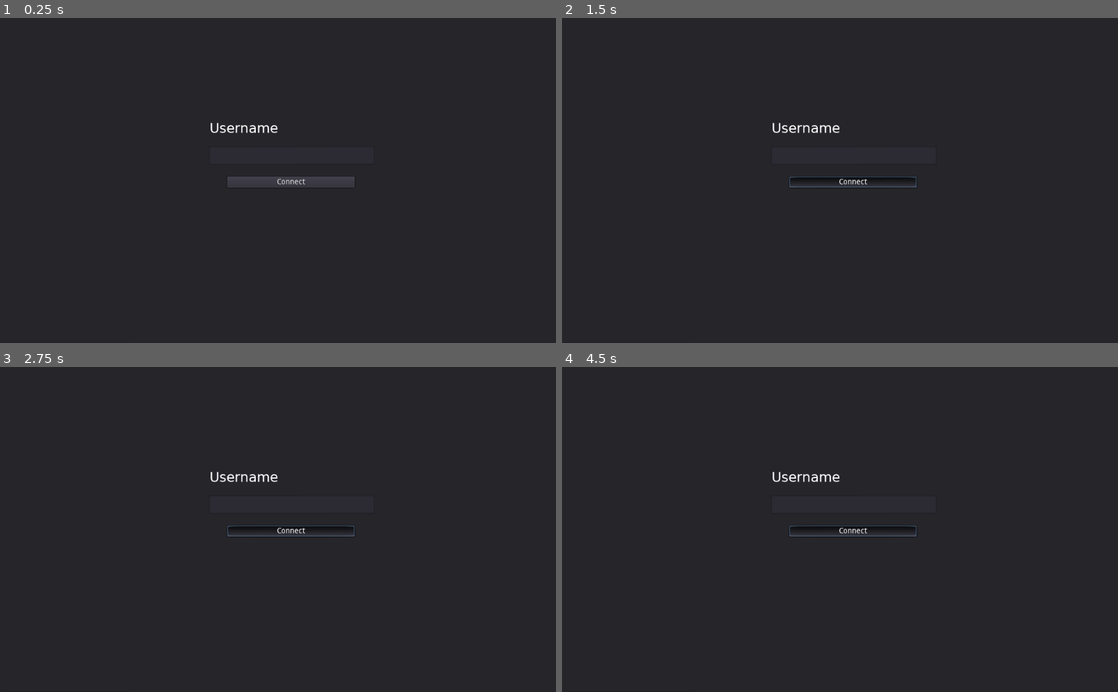
Above: before the commit, frames 1-4 (two rows, left to right).
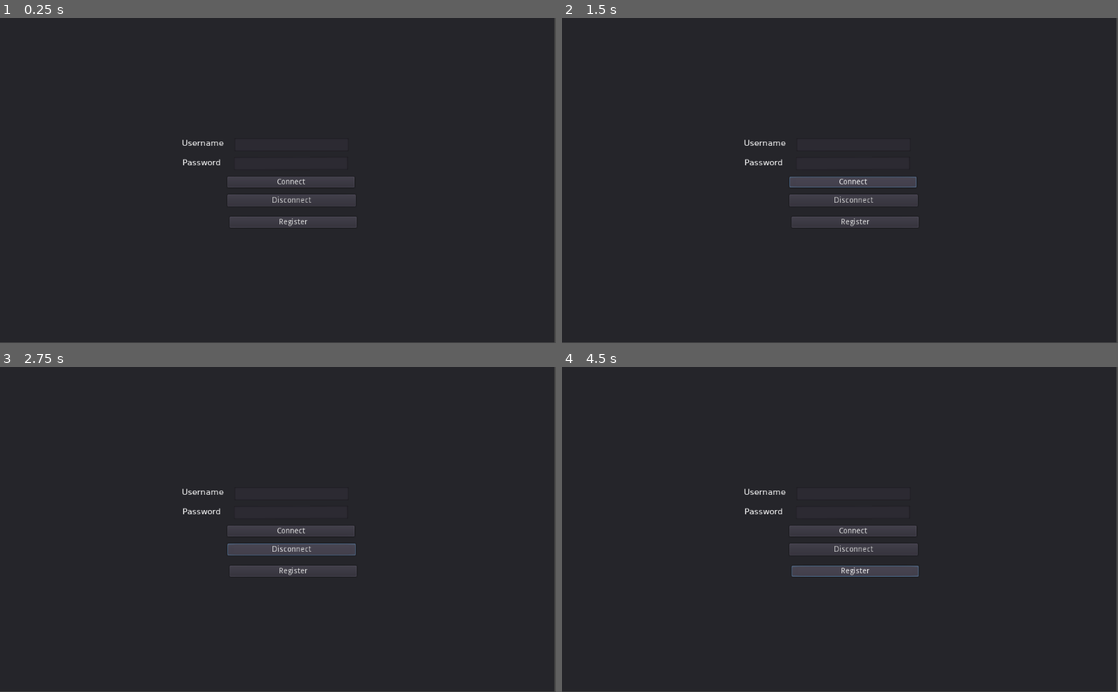
Above: after the commit, the same moments.

Repository: Jaland/godot-lobby-frontend
Game: Godot game, scene res://login-client/client.tscn
Same seed, same stepped clock (60 frames per second), same inputs: the game is played once before the commit and once after it. Before the commit the project starts from res://client/client.tscn.
Inputs (mouse positions are in pixels of both pictures, inside the frame that each line leads up to):
- Up to frame 1 (0.25 s): no input
- Up to frame 2 (1.5 s): click (678, 24) at 0.5 s, where only the run before the commit has a clickable "Send"; click "Connect" at 1.25 s
- Up to frame 3 (2.75 s): click "Disconnect" at 2 s
- Up to frame 4 (4.5 s): click (856, 571) at 2.75 s, where only the run after the commit has a clickable "Register"; click (678, 373) at 3.5 s, where only the run before the commit has a clickable "Send"; click (856, 571) at 4.25 s, where only the run after the commit has a clickable "Register"

The runs differ from the first frame. In frame 1, 1.8% of the frame differs, in the area x 0-100%, y 0-100%; in frame 2, 2.3%; in frame 3, 2.6%; in frame 4, 2.5%.

Commit message:
Adding more stuff

Diff:
--- a/client/client.gd
+++ b/game-client/client.gd
@@ -40,7 +40,6 @@
 func _process(_delta):
 	if _client.get_connection_status() == WebSocketClient.CONNECTION_DISCONNECTED:
 		return
-
 	_client.poll()
 
 
@@ -63,17 +62,15 @@
 	var fullHostname = hostname + "/" + username
 	var err = _client.connect_to_url(fullHostname, protocols, false)
 	if(err == OK):
-		_login_screen.hide()
+		_login_screen.visible=false
 	return err
 
 
 func disconnect_from_host():
-	var err = _client.disconnect_from_host(1000, "Bye bye!")
-	if(err == OK):
-		_login_screen.show()
-	return err
+	_login_screen.visible=true
+	_client.disconnect_from_host(1000, "Bye bye!")
 
 
 func send_data(data):
-	Utils._log(_log_dest, "Sending Data %s" % [data])
+	Utils._log(_log_dest, "Emmiting Signal Data %s" % [data])
 	_client.get_peer(1).put_packet(data.to_utf8())
--- a/client/client.tscn
+++ b/game-client/client.tscn
@@ -1,7 +1,7 @@
 [gd_scene load_steps=4 format=2]
 
-[ext_resource path="res://client/client_ui.gd" type="Script" id=1]
-[ext_resource path="res://client/client.gd" type="Script" id=2]
+[ext_resource path="res://game-client/client_ui.gd" type="Script" id=1]
+[ext_resource path="res://game-client/client.gd" type="Script" id=2]
 [ext_resource path="res://resources/fonts/vera-25.tres" type="DynamicFont" id=3]
 
 [node name="Client" type="Control"]
@@ -72,7 +72,6 @@
 margin_right = 690.0
 margin_bottom = 271.0
 rect_rotation = -0.0439733
-placeholder_text = "Username"
 
 [node name="UsernameLabel" type="RichTextLabel" parent="Login"]
 margin_left = 386.0
@@ -83,5 +82,5 @@
 text = "Username"
 
 [connection signal="pressed" from="ChatScreen/Chat/Message/Send" to="." method="_on_Send_pressed"]
-[connection signal="pressed" from="ChatScreen/Disconnect" to="." method="_on_Disconnect_pressed"]
-[connection signal="pressed" from="Login/Connect" to="." method="_on_Connect_pressed"]
+[connection signal="pressed" from="ChatScreen/Disconnect" to="." method="_on_Disconnect_pressed_game"]
+[connection signal="pressed" from="Login/Connect" to="." method="_on_Connect_pressed_game"]
--- a/client/client_ui.gd
+++ b/game-client/client_ui.gd
@@ -6,7 +6,7 @@
 onready var _user_name = $Login/Username
 
 
-func _on_Send_pressed():
+func _on_Send_pressed_game():
 	if _chat_input.text == "":
 		return
 	Utils._log(_chat_area, "Send Pressed")
@@ -14,7 +14,7 @@
 	_chat_input.text = ""
 
 
-func _on_Connect_pressed():
+func _on_Connect_pressed_game():
 	if _user_name.text != "":
 		Utils._log(_chat_area, "Connecting with user: %s" % [_user_name.text])
 		# var supported_protocols = PoolStringArray(["my-protocol2", "my-protocol", "binary"])
--- /dev/null
+++ b/login-client/client.gd
@@ -0,0 +1,78 @@
+extends Node
+
+
+# Used to store User Info while waiting to connect
+var user_info = null
+
+var _client = WebSocketClient.new()
+var _write_mode = WebSocketPeer.WRITE_MODE_BINARY
+
+# TODO: Externalize hostname
+var hostname="ws://localhost:8080/login"
+
+func _init():
+	_client.connect("connection_established", self, "_client_connected")
+	_client.connect("connection_error", self, "_client_disconnected")
+	_client.connect("connection_closed", self, "_client_disconnected")
+	_client.connect("server_close_request", self, "_client_close_request")
+	_client.connect("data_received", self, "_client_received")
+
+	_client.connect("peer_packet", self, "_client_received")
+	_client.connect("peer_connected", self, "_peer_connected")
+	_client.connect("connection_succeeded", self, "_client_connected", [])
+	_client.connect("connection_failed", self, "_client_disconnected")
+
+	# I think this is how this works
+	# _client.connect("custom_signal", self, "_custom_method_")
+
+
+func _client_close_request(code, reason):
+	print("Close code: %d, reason: %s" % [code, reason])
+
+func _exit_tree():
+	_client.disconnect_from_host(1001, "Bye bye!")
+
+
+func _process(_delta):
+	if _client.get_connection_status() == WebSocketClient.CONNECTION_DISCONNECTED:
+		return
+
+	_client.poll()
+
+
+
+func _client_disconnected(clean=true):
+	print("Client just disconnected. Was clean: %s" % clean)
+
+
+# Connect to server and set user info
+func login(username, password, protocols, register):
+	var fullHostname = hostname + "/" + username
+	var err = _client.connect_to_url(fullHostname, protocols, false)
+	if(err != OK):
+		printerr("Got error while trying to connect to host: %s" % err)
+		return
+	user_info = JSON.print({"username": username, "password": password,"register": register})
+	return err
+
+# Once we have successfully connected to the host login
+func _client_connected(protocol):
+	print("Client just connected with protocol: %s" % protocol)
+	_client.get_peer(1).set_write_mode(WebSocketPeer.WRITE_MODE_TEXT)
+	if user_info == null:
+		printerr("User info missing")
+		return
+	print("Sending user info %s" % user_info)
+	print("Sending base64 info %s" % Marshalls.utf8_to_base64(user_info))
+	_client.get_peer(1).put_packet(Marshalls.utf8_to_base64(user_info).to_utf8())
+	user_info = null
+
+# Once we have retrieved the users JWT store it and log out
+func _client_received(_p_id = 1):
+	var packet = _client.get_peer(1).get_packet()
+	var is_string = _client.get_peer(1).was_string_packet()
+	print("Received data. BINARY: %s: %s" % [not is_string, Utils.decode_data(packet, is_string)])
+
+
+func disconnect_from_host():
+	_client.disconnect_from_host(1000, "Bye bye!")
--- /dev/null
+++ b/login-client/client.tscn
@@ -0,0 +1,91 @@
+[gd_scene load_steps=2 format=2]
+
+[ext_resource path="res://login-client/client_ui.gd" type="Script" id=1]
+[ext_resource path="res://login-client/client.gd" type="Script" id=2]
+[ext_resource path="res://resources/fonts/vera-25.tres" type="DynamicFont" id=3]
+
+[node name="Client" type="Control"]
+anchor_right = 1.0
+anchor_bottom = 1.0
+script = ExtResource( 1 )
+
+[node name="Client" type="Node" parent="."]
+script = ExtResource( 2 )
+
+[node name="Login" type="Panel" parent="."]
+margin_right = 1021.0
+margin_bottom = 599.0
+
+[node name="Username" type="Container" parent="Login"]
+margin_right = 40.0
+margin_bottom = 40.0
+
+[node name="Username" type="TextEdit" parent="Login/Username"]
+margin_left = 432.0
+margin_top = 222.0
+margin_right = 642.0
+margin_bottom = 246.0
+rect_rotation = -0.0439733
+rect_pivot_offset = Vector2( 125.966, 44.0967 )
+focus_next = NodePath("../../Password/Password Label")
+
+[node name="UsernameLabel" type="RichTextLabel" parent="Login/Username"]
+margin_left = 335.0
+margin_top = 222.0
+margin_right = 427.0
+margin_bottom = 246.0
+rect_pivot_offset = Vector2( 26, 12 )
+custom_fonts/normal_font = ExtResource( 3 )
+text = "Username"
+
+[node name="Password" type="Container" parent="Login"]
+margin_right = 40.0
+margin_bottom = 40.0
+
+[node name="Password" type="TextEdit" parent="Login/Password"]
+margin_left = 430.804
+margin_top = 256.564
+margin_right = 640.804
+margin_bottom = 280.564
+rect_rotation = -0.256177
+rect_pivot_offset = Vector2( 125.966, 44.0967 )
+focus_next = NodePath("../../Connect")
+focus_previous = NodePath("../../Username/Username")
+hiding_enabled = true
+
+[node name="Password Label" type="RichTextLabel" parent="Login/Password"]
+margin_left = 336.0
+margin_top = 258.0
+margin_right = 428.0
+margin_bottom = 282.0
+rect_pivot_offset = Vector2( 26, 12 )
+custom_fonts/normal_font = ExtResource( 3 )
+text = "Password"
+
+[node name="Connect" type="Button" parent="Login"]
+margin_left = 419.0
+margin_top = 293.0
+margin_right = 653.0
+margin_bottom = 313.0
+focus_next = NodePath("../Register")
+focus_previous = NodePath("../Password/Password")
+text = "Connect"
+
+[node name="Register" type="Button" parent="Login"]
+margin_left = 423.0
+margin_top = 367.0
+margin_right = 657.0
+margin_bottom = 387.0
+text = "Register"
+
+[node name="Disconnect" type="Button" parent="Login"]
+margin_left = 419.0
+margin_top = 326.0
+margin_right = 653.0
+margin_bottom = 346.0
+rect_scale = Vector2( 1.00943, 1.1 )
+text = "Disconnect"
+
+[connection signal="pressed" from="Login/Connect" to="." method="_on_Connect_pressed"]
+[connection signal="pressed" from="Login/Register" to="." method="_on_Register_pressed"]
+[connection signal="pressed" from="Login/Disconnect" to="." method="_on_Disconnect_pressed"]
--- /dev/null
+++ b/login-client/client_ui.gd
@@ -0,0 +1,27 @@
+extends Control
+
+onready var _client = $Client
+onready var _user_name = $Login/Username/Username
+onready var _password = $Login/Password/Password
+
+func _on_Connect_pressed():
+	if _user_name.text == "" || _password.text == "" :
+		return
+	var supported_protocols = PoolStringArray([])
+	_client.login( _user_name.text, _password.text, supported_protocols, false)
+
+func _on_Register_pressed():
+	if _user_name.text == "" || _password.text == "" :
+		return
+	var supported_protocols = PoolStringArray([])
+	_client.login( _user_name.text, _password.text, supported_protocols, true)
+
+func _on_Disconnect_pressed():
+	_client.disconnect_from_host()
+
+
+func _input(event):
+	if event.is_action_pressed("ui_focus_next") and has_focus():
+		if focus_next != "":
+			get_node(focus_next).grab_focus()
+		get_tree().set_input_as_handled()
--- a/project.godot
+++ b/project.godot
@@ -12,7 +12,7 @@
 
 config/name="Hidden Movement Game"
 config/description="Frontend for my new hidden movement game."
-run/main_scene="res://client/client.tscn"
+run/main_scene="res://login-client/client.tscn"
 config/icon="res://icon.png"
 
 [autoload]
--- a/resources/fonts/vera-25.tres
+++ b/resources/fonts/vera-25.tres
@@ -3,5 +3,5 @@
 [ext_resource path="res://resources/fonts/Vera.ttf" type="DynamicFontData" id=1]
 
 [resource]
-size = 25
+size = 15
 font_data = ExtResource( 1 )
Binary file changed: target/index.apple-touch-icon.png
Binary file changed: target/index.icon.png
Not shown, changed: target/index.html
Not shown, changed: target/index.pck
